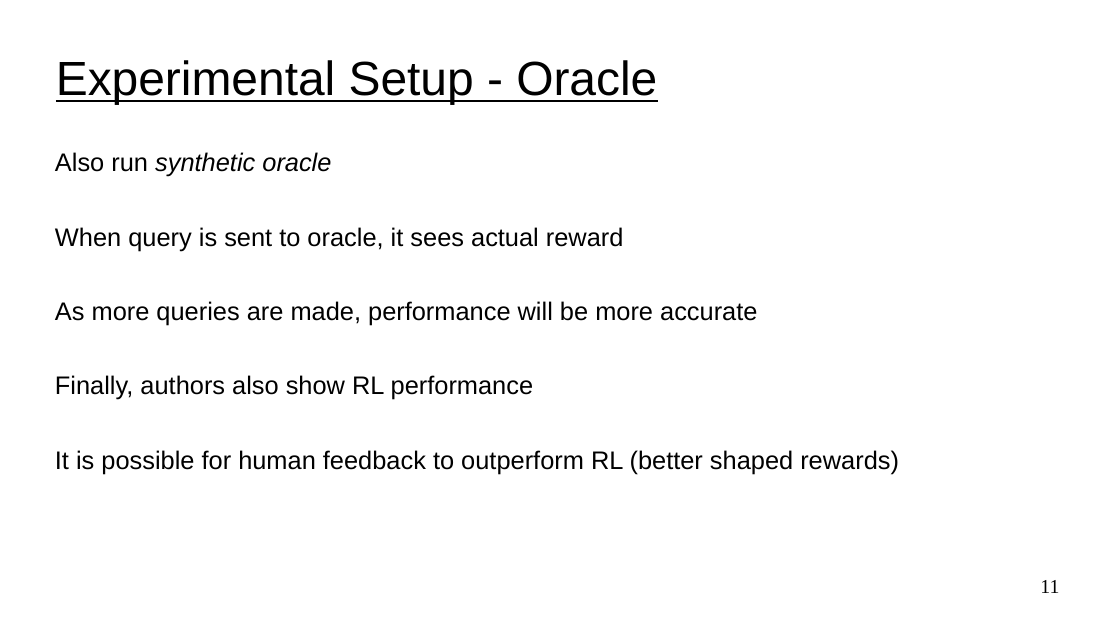
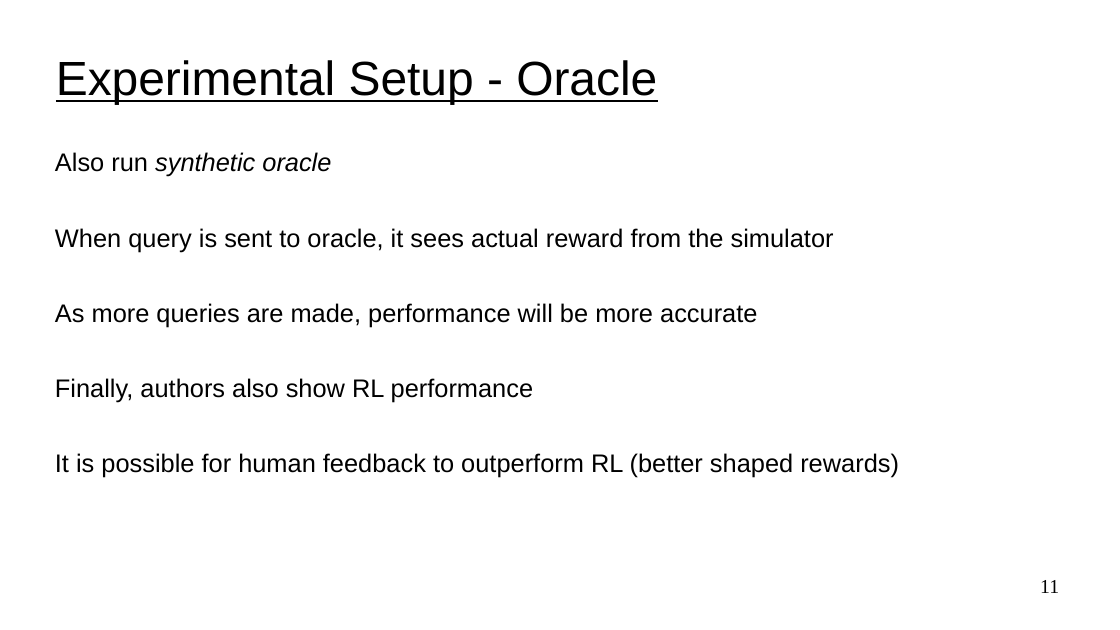
Before and after one commit to UVADS/reinforcement_learning_online_msds, a slide deck: slide 11 of 11_rl_human_feedback/rlhf.ppt. Drawn at 1120x630 pixels with LibreOffice and Linux fonts; fonts in the diff are those of the drawing. Boxes give left, top, right and bottom in pixels: in the first picture for what was removed or moved away, otherwise in the second. Text is boxed around its words. In the diff, an @@ line names an element or a change of style, - is before the commit and + after.

```diff
--- a/11_rl_human_feedback/rlhf.ppt
+++ b/11_rl_human_feedback/rlhf.ppt
@@ text at [55,228,834,252]: text changed @@
-When query is sent to oracle, it sees actual reward
+When query is sent to oracle, it sees actual reward from the simulator
```
Also in this commit, not shown: 1 other file.
